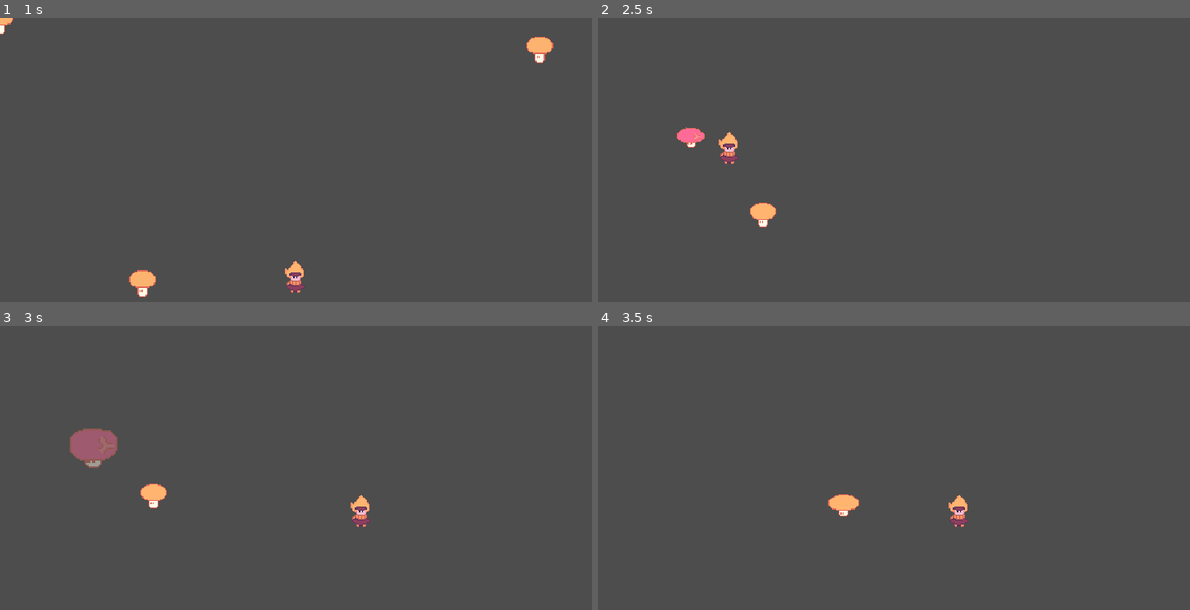
Above: before the commit, frames 1-4 (two rows, left to right).
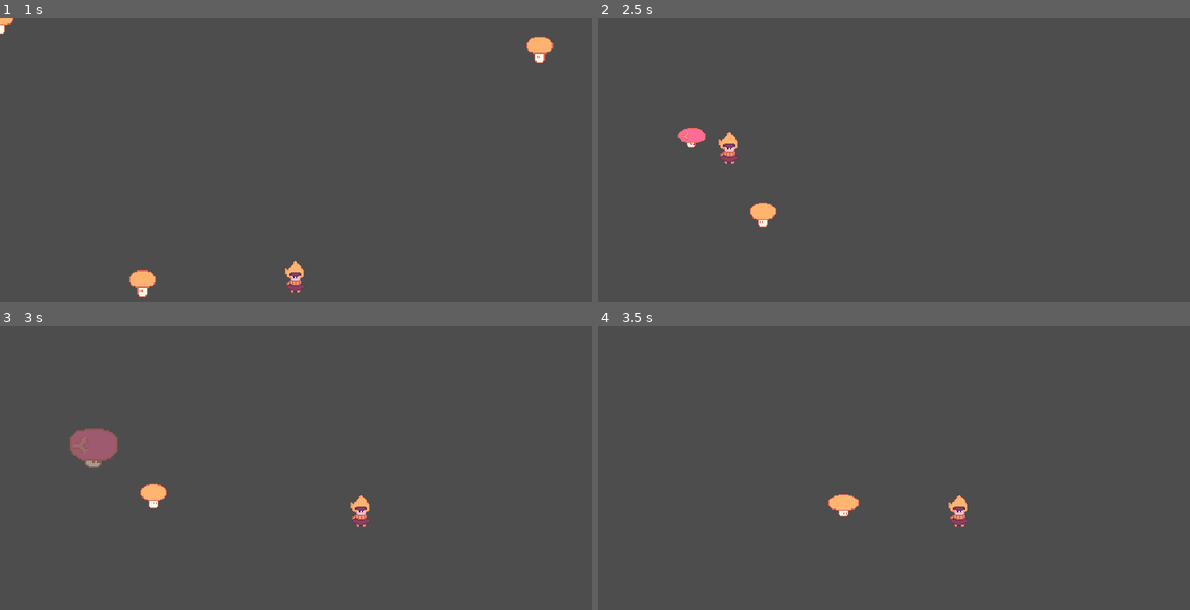
Above: after the commit, the same moments.

Repository: 0megq/PirateJam14
Game: Godot game, scene res://tests/enemy_test.tscn
Two runs of this game, one before a commit and one after it. Both use one fixed random seed, a clock stepped at 60 frames per second and the inputs below. This scene is started directly instead of the project's main scene.
Inputs (mouse positions are in pixels of both pictures, inside the frame that each line leads up to):
- Up to frame 1 (1 s): tap Enter (ui_accept) at 0.5, 0.77 s; move the mouse to (296, 276) at 0.52 s; press the mouse at (296, 276) at 0.53 s; hold W (up) from 0.53 s (still down)
- Up to frame 2 (2.5 s): move the mouse to (1124, 259) at 1.27 s; release the mouse at (1124, 259) at 1.28 s; click (1124, 259) at 1.35 s; tap Enter (ui_accept) at 1.52 s; move the mouse to (728, 148) at 2.02 s; release W (up) at 2.03 s; press the mouse at (728, 148) at 2.03 s; hold A (left) from 2.03 s (still down)
- Up to frame 3 (3 s): keep holding A (left); move the mouse to (361, 510) at 2.77 s; release the mouse at (361, 510) at 2.78 s; click (361, 510) at 2.85 s
- Up to frame 4 (3.5 s): keep holding A (left); tap Enter (ui_accept) at 3.02 s

Frame 1 is identical in both runs. In frame 2, less than 0.1% of the frame differs, in the area x 13-19%, y 38-45%; in frame 3, 0.1%, in the area x 11-27%, y 36-63%; in frame 4, less than 0.1%.

Commit message:
Enemy kamikaze sprite flips based off velocity & player

Diff:
--- a/project/scripts/enemy_kamikaze.gd
+++ b/project/scripts/enemy_kamikaze.gd
@@ -84,20 +84,33 @@
 				return State.CHARGE
 			else:
 				follow_point(player.global_position)
+			look_player()
 		State.CHARGE:
 			if !player:
 				return State.IDLE
-			pass
+			look_player()
 		State.EXPLODE:
 			pass
 		State.IDLE:
 			if player:
 				return State.CHASE
 		State.WANDER:
+			look_velocity()
 			if (follow_point(wander_point)):
 				return State.IDLE
 
 	return state
+
+
+
+func look_player() -> void:
+	if player:
+		var direction := global_position.direction_to(player.global_position)
+		$Sprite2D.flip_h = direction.x > 0
+
+func look_velocity() -> void:
+	$Sprite2D.flip_h = velocity.x > 0
+
 
 # Takes in an old and new state and performs the exit and enter for the old and new state respectively. Returns new_state
 func change_state(new_state: State) -> void:
